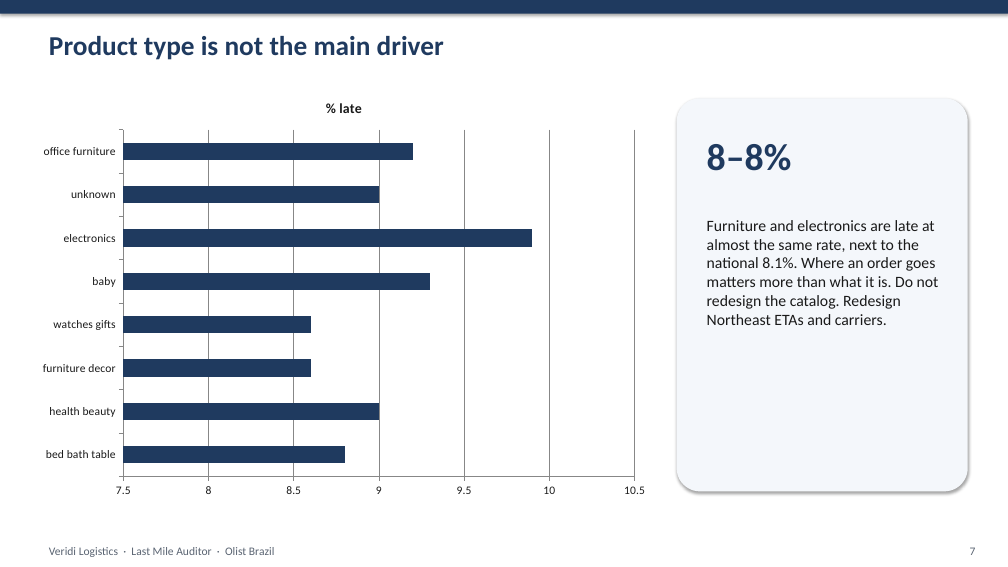
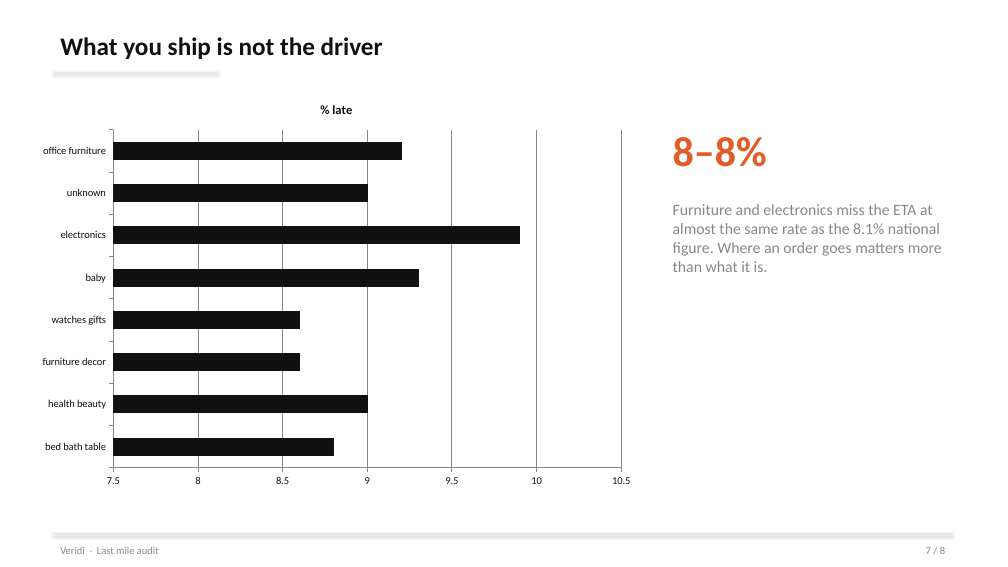
Before and after one commit to Jovz19200/AmaliTech-DEG-Project-based-challenges, a slide deck: slide 7 of data-engineering/Logistics-auditor/presentation/Last_Mile_Veridi.pptx. Drawn at 1008x567 pixels with LibreOffice and Linux fonts; fonts in the diff are those of the drawing. Boxes give left, top, right and bottom in pixels: in the first picture for what was removed or moved away, otherwise in the second. Text is boxed around its words. In the diff, an @@ line names an element or a change of style, - is before the commit and + after.

Commit message:
Restyle slides to a two-color minimal template.

```diff
--- a/data-engineering/Logistics-auditor/presentation/Last_Mile_Veridi.pptx
+++ b/data-engineering/Logistics-auditor/presentation/Last_Mile_Veridi.pptx
@@ rectangle removed at box(0, 0, 1008, 14) @@
@@ text at box(60, 37, 383, 59): text changed; size 26 to 24 pt; text colour #1F3A5F to #111111 @@
-Product type is not the main driver
+What you ship is not the driver
@@ bar chart at box(30, 87, 643, 495) @@
@@ colour of % late #1F3A5F to #111111 @@
@@ lettering changed @@
@@ bar chart: place and size @@
-bar chart at box(30, 83, 658, 507)
+bar chart at box(30, 87, 643, 495)
@@ rectangle added at box(53, 72, 219, 73), fill #E6E6E6 @@
@@ rounded rectangle removed at box(677, 98, 968, 492) @@
@@ text "8–8%": place and size @@
-text "8–8%" at box(707, 144, 792, 171)
+text "8–8%" at box(673, 137, 767, 167)
@@ text "8–8%" at box(673, 137, 767, 167): size 36 to 40 pt, text colour #1F3A5F to #E25C28 @@
@@ text at box(673, 204, 942, 272): text changed; text colour #1A1A1A to #888888 @@
-Furniture and electronics are late at almost the same rate, next to the national 8.1%. Where an order goes matters more than what it is. Do not redesign the catalog. Redesign Northeast ETAs and carriers.
+Furniture and electronics miss the ETA at almost the same rate as the 8.1% national figure. Where an order goes matters more than what it is.
@@ rectangle added at box(53, 533, 953, 534), fill #E6E6E6 @@
@@ text at box(60, 547, 159, 554): text changed; size 11 to 10 pt; text colour #5A6472 to #888888 @@
-Veridi Logistics · Last Mile Auditor · Olist Brazil
+Veridi · Last mile audit
@@ text at box(926, 547, 945, 554): text changed; size 11 to 10 pt; text colour #5A6472 to #888888 @@
-7
+7 / 8
```
Also in this commit, not shown: 7 other slides changed.
